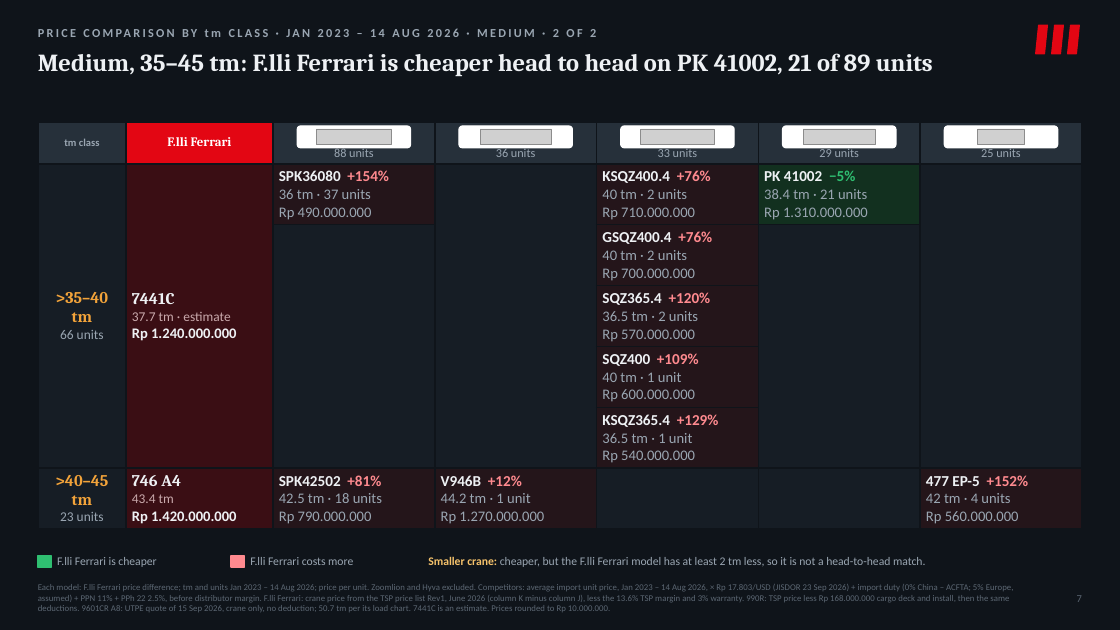
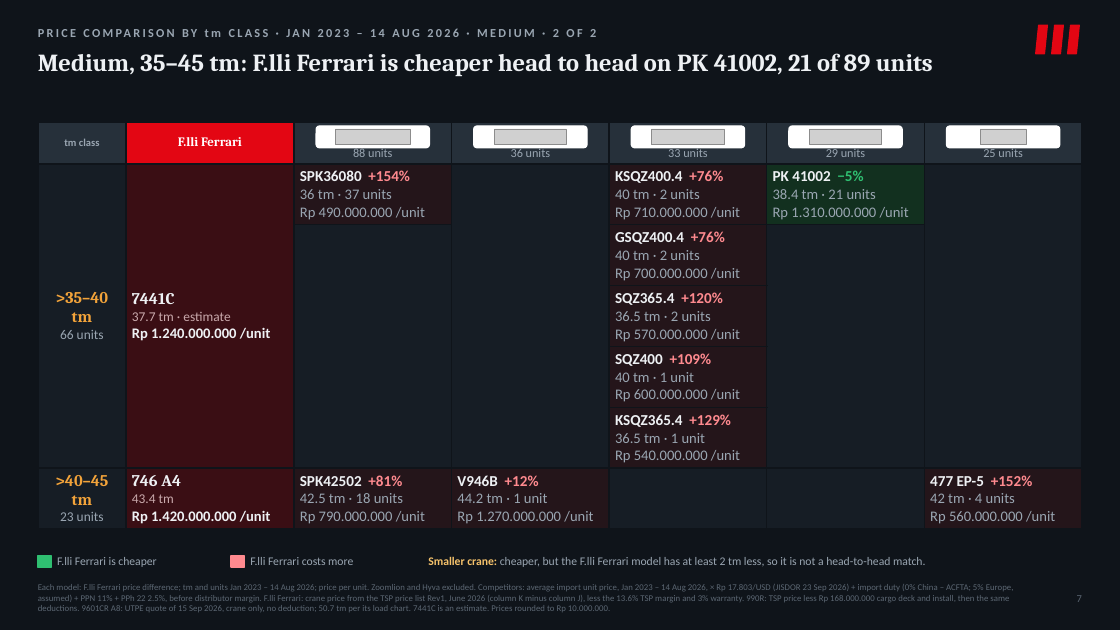
Before and after one commit to Godson7777/Ferarri_Crane_Tiberias, a slide deck: slide 8 of slides/Flli_Ferrari_Market_Strategy_v5.pptx. Drawn at 1120x630 pixels with LibreOffice and Linux fonts; fonts in the diff are those of the drawing; grey boxes stand for pictures. Boxes give left, top, right and bottom in pixels: in the first picture for what was removed or moved away, otherwise in the second. Text is boxed around its words. In the diff, an @@ line names an element or a change of style, - is before the commit and + after.

```diff
--- a/slides/Flli_Ferrari_Market_Strategy_v5.pptx
+++ b/slides/Flli_Ferrari_Market_Strategy_v5.pptx
@@ table at box(38, 122, 1084, 528) @@
-row 2: >35–40 tm / 66 units | 7441C / 37.7 tm · estimate / Rp 1.240.000.000 | SPK36080 +154% / 36 tm · 37 units / Rp 490.000.000 |  | KSQZ400.4 +76% / 40 tm · 2 units / Rp 710.000.000 | PK 41002 −5% / 38.4 tm · 21 units / Rp 1.310.000.000 | 
+row 2: >35–40 tm / 66 units | 7441C / 37.7 tm · estimate / Rp 1.240.000.000 /unit | SPK36080 +154% / 36 tm · 37 units / Rp 490.000.000 /unit |  | KSQZ400.4 +76% / 40 tm · 2 units / Rp 710.000.000 /unit | PK 41002 −5% / 38.4 tm · 21 units / Rp 1.310.000.000 /unit | 
-row 3, column 5: GSQZ400.4 +76% / 40 tm · 2 units / Rp 700.000.000
+row 3, column 5: GSQZ400.4 +76% / 40 tm · 2 units / Rp 700.000.000 /unit
-row 4, column 5: SQZ365.4 +120% / 36.5 tm · 2 units / Rp 570.000.000
+row 4, column 5: SQZ365.4 +120% / 36.5 tm · 2 units / Rp 570.000.000 /unit
-row 5, column 5: SQZ400 +109% / 40 tm · 1 unit / Rp 600.000.000
+row 5, column 5: SQZ400 +109% / 40 tm · 1 unit / Rp 600.000.000 /unit
-row 6, column 5: KSQZ365.4 +129% / 36.5 tm · 1 unit / Rp 540.000.000
+row 6, column 5: KSQZ365.4 +129% / 36.5 tm · 1 unit / Rp 540.000.000 /unit
-row 7: >40–45 tm / 23 units | 746 A4 / 43.4 tm / Rp 1.420.000.000 | SPK42502 +81% / 42.5 tm · 18 units / Rp 790.000.000 | V946B +12% / 44.2 tm · 1 unit / Rp 1.270.000.000 |  |  | 477 EP-5 +152% / 42 tm · 4 units / Rp 560.000.000
+row 7: >40–45 tm / 23 units | 746 A4 / 43.4 tm / Rp 1.420.000.000 /unit | SPK42502 +81% / 42.5 tm · 18 units / Rp 790.000.000 /unit | V946B +12% / 44.2 tm · 1 unit / Rp 1.270.000.000 /unit |  |  | 477 EP-5 +152% / 42 tm · 4 units / Rp 560.000.000 /unit
@@ rounded rectangle: place and size @@
-rounded rectangle at box(297, 126, 411, 148)
+rounded rectangle at box(316, 126, 429, 148)
@@ picture: place and size @@
-picture at box(317, 129, 392, 145)
+picture at box(335, 129, 410, 145)
@@ rounded rectangle: place and size @@
-rounded rectangle at box(459, 126, 572, 148)
+rounded rectangle at box(474, 126, 587, 148)
@@ picture: place and size @@
-picture at box(480, 129, 551, 145)
+picture at box(495, 129, 566, 145)
@@ rounded rectangle: place and size @@
-rounded rectangle at box(621, 126, 734, 148)
+rounded rectangle at box(631, 126, 744, 148)
@@ picture: place and size @@
-picture at box(641, 129, 714, 145)
+picture at box(651, 129, 724, 145)
@@ rounded rectangle: place and size @@
-rounded rectangle at box(783, 126, 897, 148)
+rounded rectangle at box(789, 126, 902, 148)
@@ picture: place and size @@
-picture at box(803, 129, 875, 145)
+picture at box(810, 129, 882, 145)
```
Also in this commit, not shown: 2 other slides changed, 1 other file.
